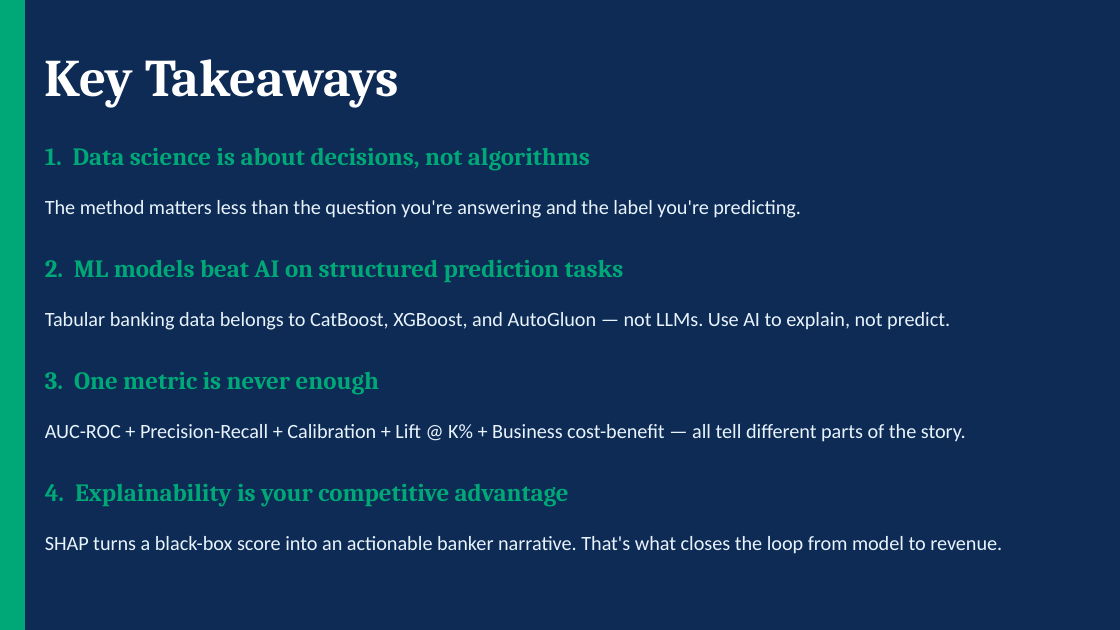
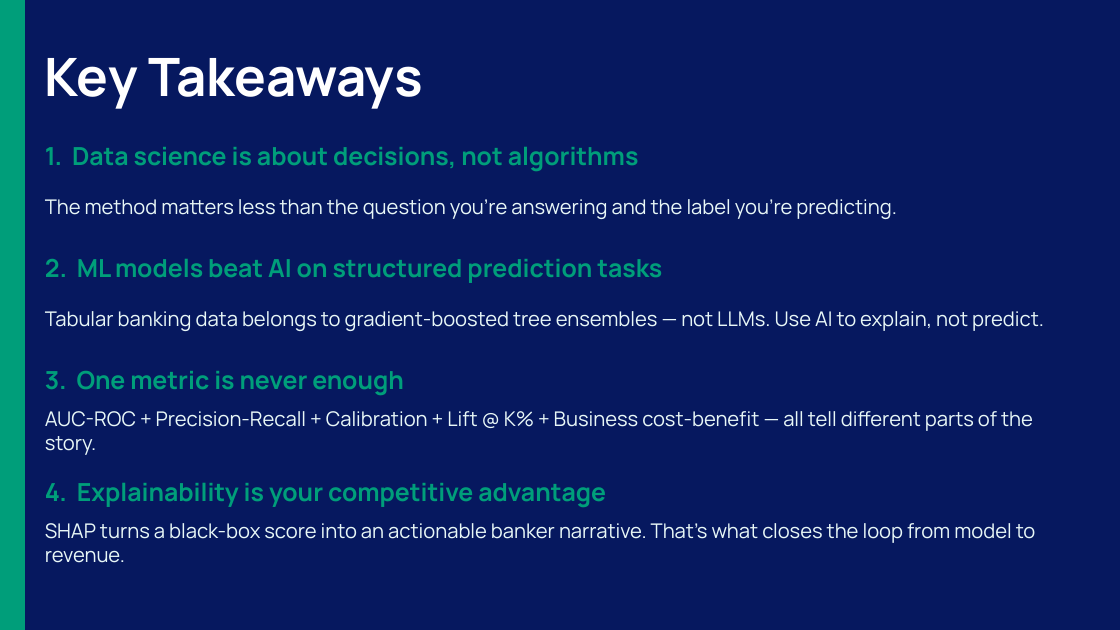
Before and after one commit to MonkeyWrenchGang/jhai_presentations, a slide deck: slide 49 of 14apr2026/data_science_for_banking_jh.pptx (slide 39 before the commit). Drawn at 1120x630 pixels with LibreOffice and Linux fonts; fonts in the diff are those of the drawing. Boxes give left, top, right and bottom in pixels: in the first picture for what was removed or moved away, otherwise in the second. Text is boxed around its words. In the diff, an @@ line names an element or a change of style, - is before the commit and + after.

```diff
--- a/14apr2026/data_science_for_banking_jh.pptx
+++ b/14apr2026/data_science_for_banking_jh.pptx
@@ background #0D2B55 to #06185F @@
@@ rectangle at bbox=[0, 0, 25, 629]: fill #00A878 to #009E7A; outline #00A878 1 pt to #009E7A 1 pt @@
@@ text "Key Takeaways" at bbox=[45, 58, 423, 109]: font Cambria to Manrope @@
@@ text at bbox=[45, 311, 1044, 331]: text changed; font Calibri to Manrope; text colour #E8F3FC to #E8F7F7 @@
-Tabular banking data belongs to CatBoost, XGBoost, and AutoGluon — not LLMs. Use AI to explain, not predict.
+Tabular banking data belongs to gradient-boosted tree ensembles — not LLMs. Use AI to explain, not predict.
@@ font Cambria to Manrope, text colour #00A878 to #009E7A in 4 elements at bbox=[45, 147, 639, 171], bbox=[45, 259, 662, 283], bbox=[45, 371, 404, 396], bbox=[45, 483, 606, 507] @@
@@ font Calibri to Manrope, text colour #E8F3FC to #E8F7F7 in 3 elements at bbox=[45, 199, 896, 219], bbox=[45, 411, 1033, 455], bbox=[45, 523, 1036, 563] @@
```
Also in this commit, not shown: 40 other slides changed, 12 slides added, 2 slides removed, 4 other files.
